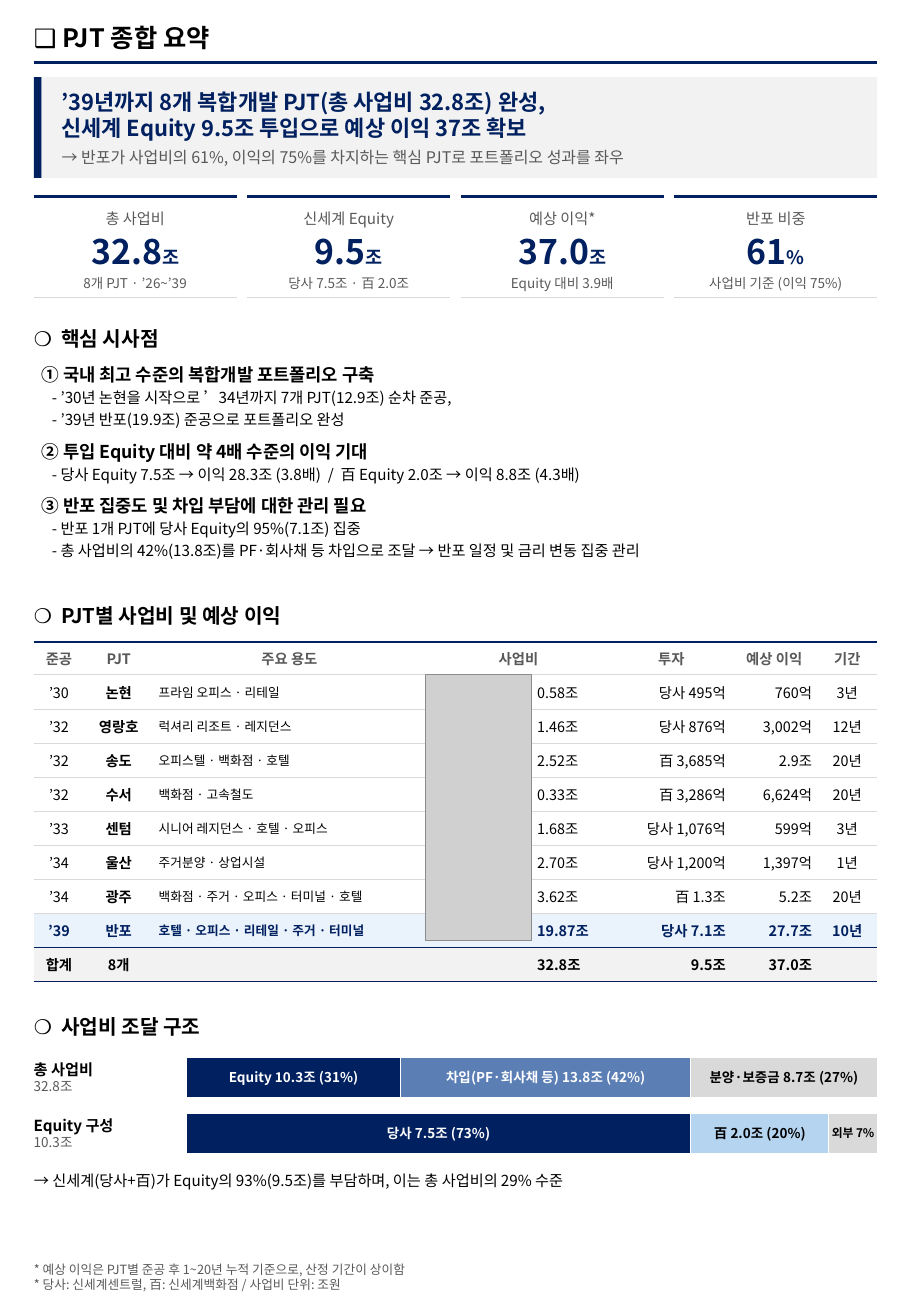
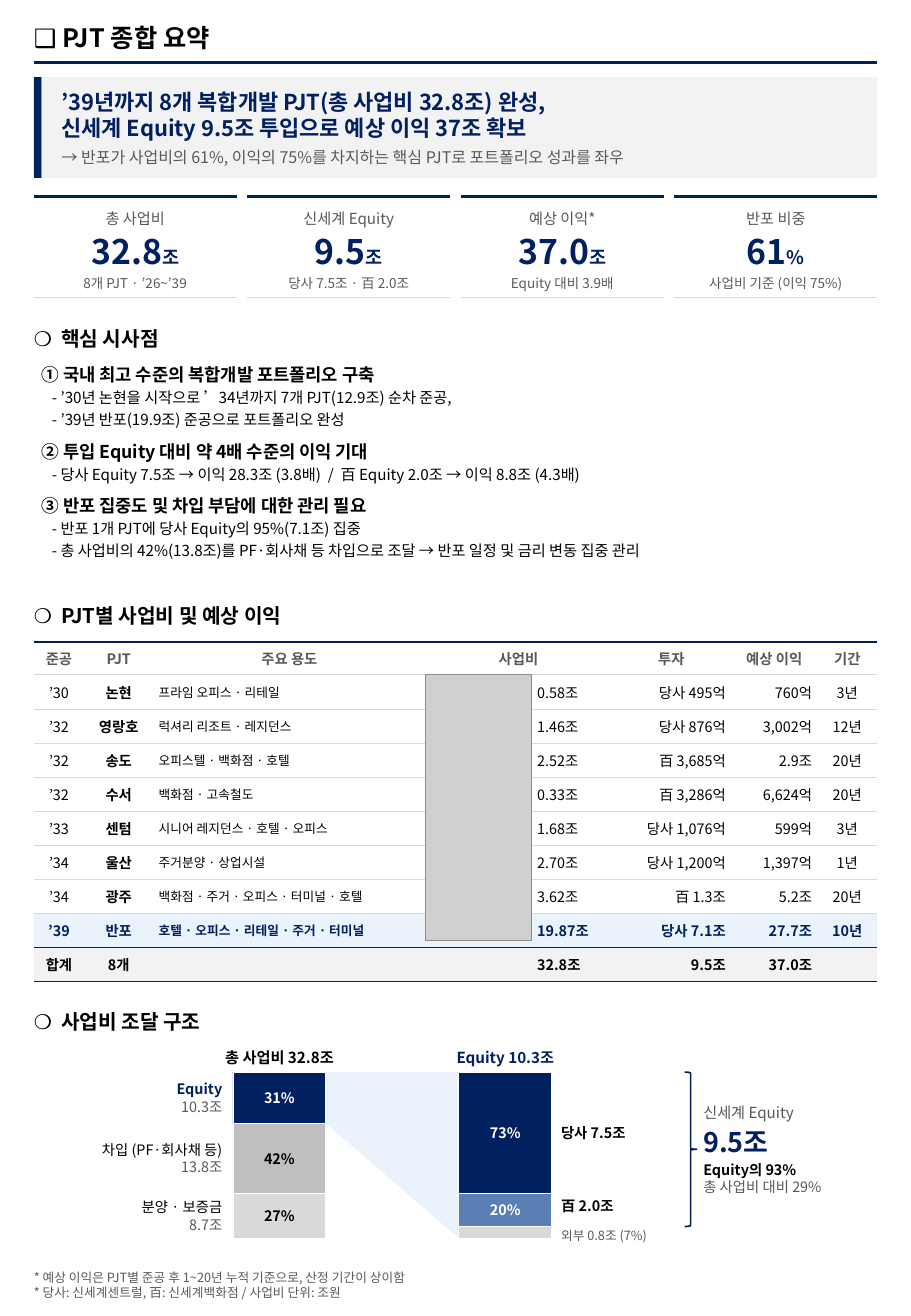
Before and after one commit to ukyung8822/test1, a slide deck: slide 1 of PJT_summary.pptx. Drawn at 911x1316 pixels with LibreOffice and Linux fonts; fonts in the diff are those of the drawing; grey boxes stand for pictures. Boxes give left, top, right and bottom in pixels: in the first picture for what was removed or moved away, otherwise in the second. Text is boxed around its words. In the diff, an @@ line names an element or a change of style, - is before the commit and + after.

```diff
--- a/PJT_summary.pptx
+++ b/PJT_summary.pptx
@@ text "❍ 사업비 조달 구조": place and size @@
-text "❍ 사업비 조달 구조" at (61, 1017, 200, 1036)
+text "❍ 사업비 조달 구조" at (61, 1012, 200, 1031)
@@ text "Equity": place and size @@
-text "Equity" at (34, 1118, 114, 1147)
+text "Equity" at (177, 1082, 223, 1112)
@@ rectangle removed at (187, 1058, 401, 1098) @@
@@ text at (225, 1050, 334, 1065): text changed; size 8 to 9 pt; text colour #595959 to #000000; bold on @@
-총 사업비
-32.8조
+총 사업비 32.8조
@@ rectangle removed at (401, 1058, 691, 1098) @@
@@ text at (457, 1050, 554, 1067): text changed; size 8 to 9 pt; text colour #FFFFFF to #002060 @@
-Equity 10.3조 (31%)
+Equity 10.3조
@@ rectangle removed at (691, 1058, 878, 1098) @@
@@ text at (177, 1082, 223, 1098): text changed; size 9 to 8.5 pt; text colour #000000 to #002060 @@
-Equity 구성
+Equity
@@ text at (181, 1097, 222, 1112): size 8 to 8.5 pt in "10.3조"; alignment left to right @@
@@ group added at (233, 1073, 821, 1239): 6 rectangles, 1 freeform shape, 1 right brace, 1 text @@
+31%
+42%
+27%
+73%
+20%
+신세계 Equity
+9.5조
+Equity의 93%
+총 사업비 대비 29%
@@ rectangle removed at (187, 1113, 691, 1153) @@
@@ text at (561, 1126, 626, 1140): text changed; size 8 to 8.5 pt; text colour #FFFFFF to #000000 @@
-당사 7.5조 (73%)
+당사 7.5조
@@ rectangle removed at (691, 1113, 830, 1153) @@
@@ rectangle removed at (828, 1113, 877, 1153) @@
@@ text at (102, 1143, 222, 1172): text changed; size 8 to 8.5 pt; text colour #FFFFFF to #000000; bold off @@
-차입(PF·회사채 등) 13.8조 (42%)
+차입 (PF·회사채 등)
+13.8조
@@ text removed at (52, 1173, 563, 1190) @@
-→ 신세계(당사+百)가 Equity의 93%(9.5조)를 부담하며, 이는 총 사업비의 29% 수준
@@ text at (561, 1199, 614, 1212): text changed; size 8 to 8.5 pt @@
-百 2.0조 (20%)
+百 2.0조
@@ text at (142, 1200, 223, 1230): text changed; size 8 to 8.5 pt; bold off @@
-분양·보증금 8.7조 (27%)
+분양 · 보증금
+8.7조
@@ text at (561, 1229, 647, 1243): text changed; size 7 to 7.5 pt; text colour #000000 to #595959; bold off @@
-외부 7%
+외부 0.8조 (7%)
@@ text "* 예상 이익은 PJT별 준공 ...": place and size @@
-text "* 예상 이익은 PJT별 준공 ..." at (43, 1263, 405, 1291)
+text "* 예상 이익은 PJT별 준공 ..." at (43, 1271, 405, 1299)
```
Also in this commit, not shown: 1 other file.
